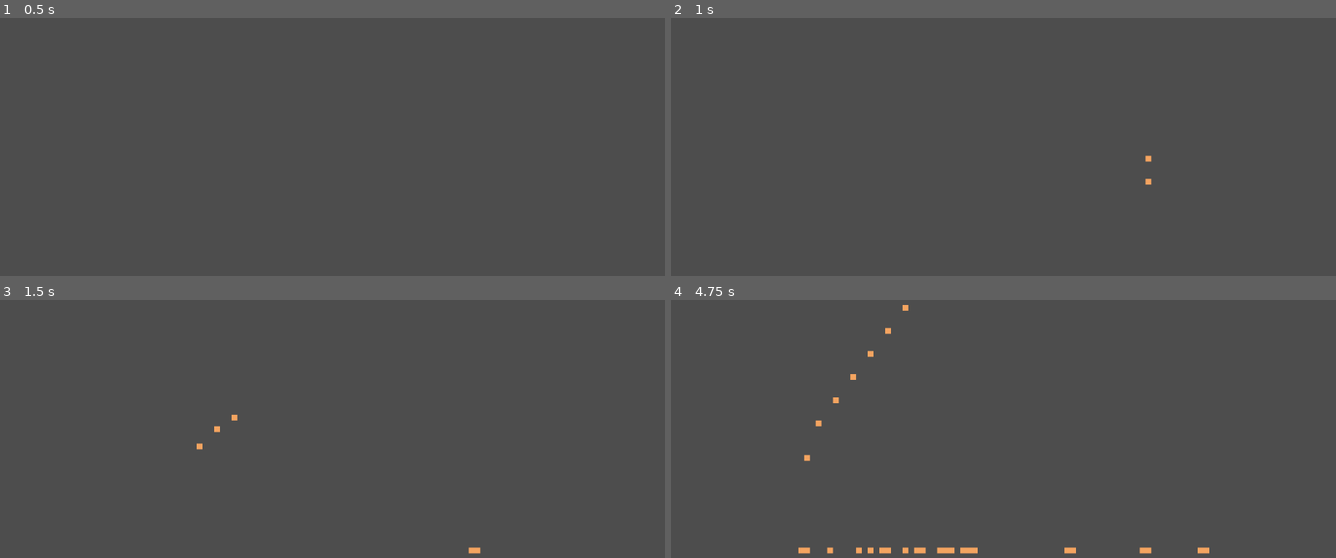
Above: before the commit, frames 1-4 (two rows, left to right).
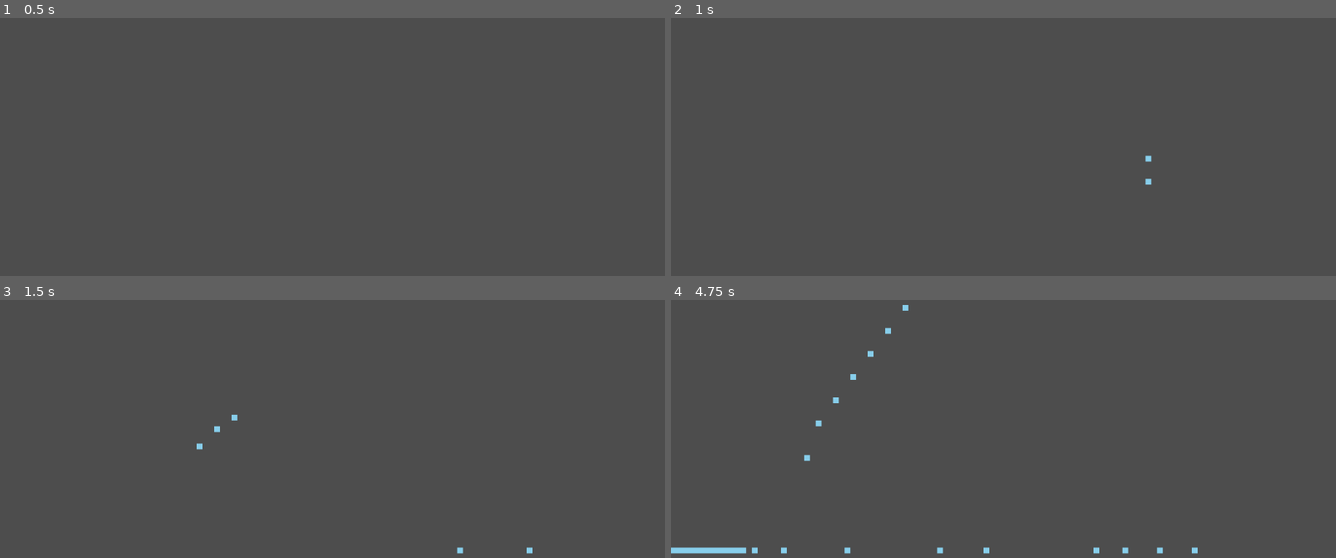
Above: after the commit, the same moments.

Repository: stereoa/Godot-Falling-Sand
Game: Godot game, scene res://sandbox.tscn
Same seed, same stepped clock (60 frames per second), same inputs: the game is played once before the commit and once after it.
Inputs (mouse positions are in pixels of both pictures, inside the frame that each line leads up to):
- Up to frame 1 (0.5 s): no input
- Up to frame 2 (1 s): tap Enter at 0.5 s; move the mouse to (1149, 69) at 0.52 s; click (1149, 69) at 0.67 s
- Up to frame 3 (1.5 s): drag from (199, 390) to (299, 444) at 1.27 s
- Up to frame 4 (4.75 s): move the mouse to (outside the picture) at 2.02 s; click (outside the picture) at 2.17 s; drag from (970, 444) to (804, 315) at 2.77 s; move the mouse to (1203, 426) at 3.52 s; click (1203, 426) at 3.67 s; drag from (804, 315) to (outside the picture) at 4.27 s

Frame 1 is identical in both runs. In frame 2, less than 0.1% of the frame differs, in the area x 71-73%, y 53-65%; in frame 3, 0.2%; in frame 4, 1.1%, in the area x 0-81%, y 1-99%.

Commit message:
added element behavior pattern and adapted water and sand to use it

Diff:
--- /dev/null
+++ b/elements/element.gd
@@ -0,0 +1,7 @@
+class_name Element
+extends RefCounted
+
+var color: Color = Color.WHITE
+
+static func move(x: int, y: int, grid: Array, width: int, height: int):
+	pass
--- /dev/null
+++ b/elements/sand.gd
@@ -0,0 +1,18 @@
+class_name SandElement
+extends Element
+
+static func get_color():
+	return Color.SANDY_BROWN
+
+static func move(x: int, y: int, grid: Array, width: int, height: int):
+	if y + 1 < height:
+		# Down
+		if grid[x][y + 1] == 0: # 0 is EMPTY
+			return Vector2i(x, y + 1)
+		# Diagonals
+		for dx in [-1, 1]:
+			var nx = x + dx
+			if nx >= 0 and nx < width and grid[nx][y + 1] == 0:
+				return Vector2i(nx, y + 1)
+	# Stay put
+	return null
--- /dev/null
+++ b/elements/water.gd
@@ -0,0 +1,23 @@
+class_name WaterElement
+extends Element
+
+static func get_color():
+	return Color.SKY_BLUE
+
+static func move(x: int, y: int, grid: Array, width: int, height: int):
+	# Try down and diagonals first (same as sand)
+	if y + 1 < height:
+		if grid[x][y + 1] == 0: return Vector2i(x, y + 1)
+		for dx in [-1, 1]:
+			var nx = x + dx
+			if nx >= 0 and nx < width and grid[nx][y + 1] == 0:
+				return Vector2i(nx, y + 1)
+
+	# Liquid logic: try moving strictly left or right
+	var sides = [-1, 1]
+	sides.shuffle()
+	for dx in sides:
+		var nx = x + dx
+		if nx >= 0 and nx < width and grid[nx][y] == 0:
+			return Vector2i(nx, y)
+	return null
--- a/sandbox.gd
+++ b/sandbox.gd
@@ -1,16 +1,18 @@
 extends Node2D
 
-# Grid settings
 var width: int
 var height: int
-var cell_size = 10 # Size of each grain on screen
+var cell_size = 10
+
 var grid = []
 
-# Cell types
-enum { EMPTY, SAND, WATER }
+enum Type { EMPTY, SAND, WATER }
 
-# Add a variable to track what you are currently drawing
-var current_type = SAND
+var behaviors = {
+	Type.SAND: SandElement,
+	Type.WATER: WaterElement
+}
+var current_type = Type.WATER
 
 func _ready():
 	# Get the actual screen size in pixels
@@ -24,7 +26,7 @@
 	for x in range(width):
 		grid.append([])
 		for y in range(height):
-			grid[x].append(EMPTY)
+			grid[x].append(Type.EMPTY)
 
 func _input(event):
 	# Handles touch and drag for Android
@@ -34,33 +36,30 @@
 
 		# Boundary check
 		if grid_x >= 0 and grid_x < width and grid_y >= 0 and grid_y < height:
-			grid[grid_x][grid_y] = SAND
+			grid[grid_x][grid_y] = current_type
 
 func _process(_delta):
-	update_sand()
+	update_physics()
 	queue_redraw()
-
-func update_sand():
-	# Loop backwards from bottom to top
-	for x in range(width):
-		for y in range(height - 2, -1, -1):
-			if grid[x][y] == SAND:
-				# 1. Down
-				if grid[x][y + 1] == EMPTY:
-					grid[x][y + 1] = SAND
-					grid[x][y] = EMPTY
-				# 2. Diagonal Down-Left
-				elif x > 0 and grid[x - 1][y + 1] == EMPTY:
-					grid[x - 1][y + 1] = SAND
-					grid[x][y] = EMPTY
-				# 3. Diagonal Down-Right
-				elif x < width - 1 and grid[x + 1][y + 1] == EMPTY:
-					grid[x + 1][y + 1] = SAND
-					grid[x][y] = EMPTY
 
 func _draw():
 	for x in range(width):
 		for y in range(height):
-			if grid[x][y] == SAND:
-				var rect = Rect2(x * cell_size, y * cell_size, cell_size, cell_size)
-				draw_rect(rect, Color.SANDY_BROWN)
+			var type = grid[x][y]
+			if type != Type.EMPTY:
+				draw_rect(Rect2(x*cell_size, y*cell_size, cell_size, cell_size), behaviors[type].get_color())
+
+
+func update_physics():
+	# Loop bottom-to-top
+	for x in range(width):
+		for y in range(height - 1, -1, -1):
+			var type = grid[x][y]
+			if type == Type.EMPTY: continue
+
+			var logic = behaviors[type]
+			var next_pos = logic.move(x, y, grid, width, height)
+
+			if next_pos:
+				grid[next_pos.x][next_pos.y] = type
+				grid[x][y] = Type.EMPTY
Not shown, added: elements/element.gd.uid
Not shown, added: elements/sand.gd.uid
Not shown, added: elements/water.gd.uid
